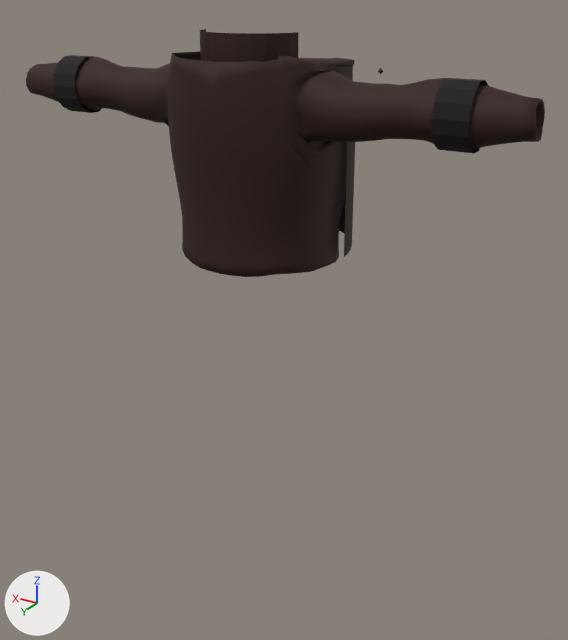
An edit to the glTF model public/assets/models/equipment/armor/equipment_leather_jacket_female_medium.glb, drawn before and after from the same camera.
Rendered twice from a 50 mm lens placed at (-0.944, 1.477, 1.689), pointed at (-0.029, -0.048, 0.926). The axes (+X, +Y, +Z) are drawn at lower left. The lights are the same throughout. The older version comes first. Where no turn or scale is listed for an object, it has been applied to the vertices. Vertices at exactly the same position are counted once.

In view in the first picture: 'equipment_leather_jacket_unified_v1_female_medium_details', 'equipment_leather_jacket_unified_v1_female_medium_shell'.
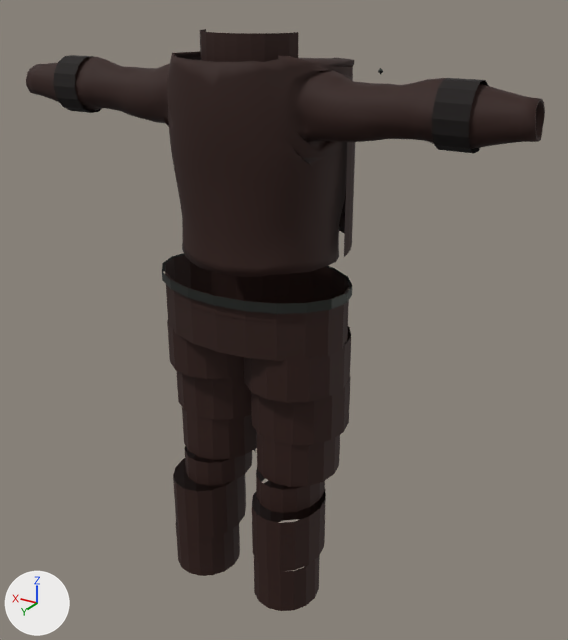
The change, as a list of edits to the scene's bpy script:
```text
Change me_equipment_leather_jacket_unified_v1_female_medium_details_mesh:
    used by ob_equipment_leather_jacket_unified_v1_female_medium_details; location = (0.0, 0.0, 0.0)
    remove me_equipment_leather_jacket_unified_v1_female_medium_details_mesh.from_pydata(...)  # 632 vertices, 852 faces; spans x -0.502..0.502, y -0.257..0.131, z 1.104..1.597
    add me_equipment_leather_jacket_unified_v1_female_medium_details_mesh.from_pydata(...)  # 1212 vertices, 1440 faces; spans x -0.502..0.502, y -0.257..0.2, z 0.248..1.597
    me_equipment_leather_jacket_unified_v1_female_medium_details_mesh part 1: 544 vertices added at x -0.241..0.241, y -0.122..0.2, z 0.248..1.068
    other edits to the shape of me_equipment_leather_jacket_unified_v1_female_medium_details_mesh do not show in these pictures
```

Boxes [x1, y1, x2, y2] around the edits, measured in the pictures (568 x 640 px):
'equipment_leather_jacket_unified_v1_female_medium_details', reshaped (mostly hidden before)
    before: [53, 29, 489, 257]
    after: [53, 29, 489, 611]
part 1 of me_equipment_leather_jacket_unified_v1_female_medium_details_mesh, added
    after: [162, 253, 352, 611]
